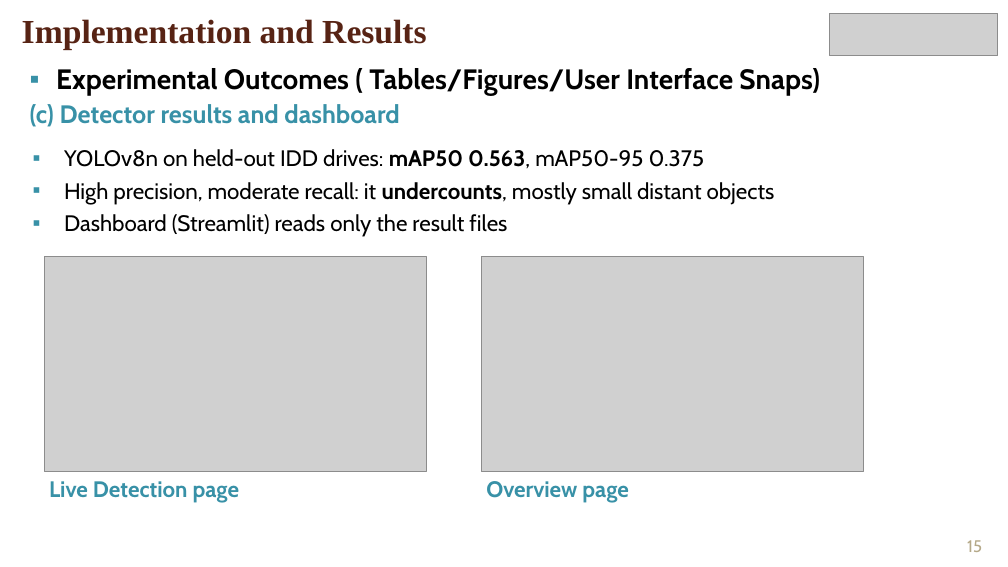
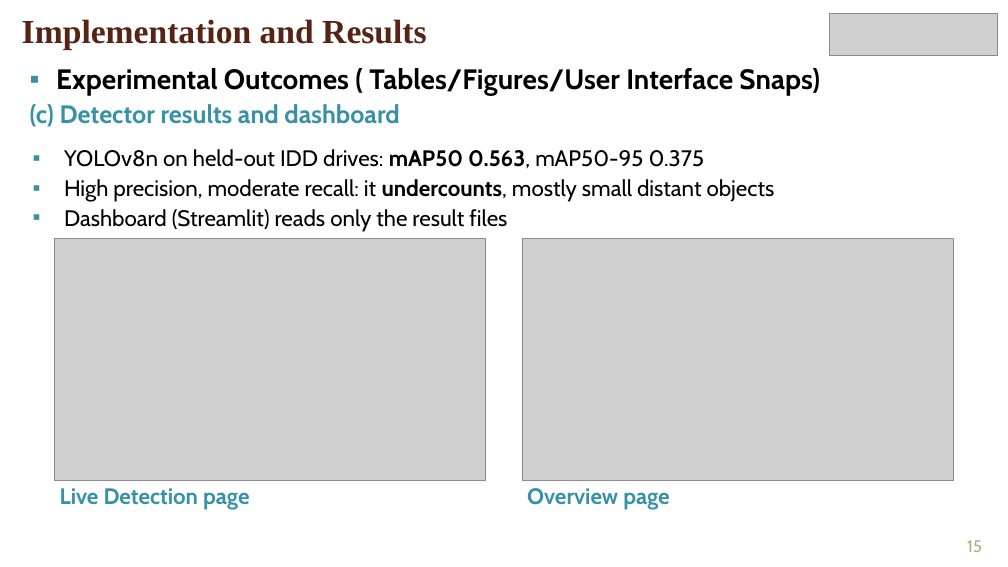
Before and after one commit to Pilli9375/trafficsense, a slide deck: slide 15 of docs/ppt/TrafficSense_Capstone_Final_Review.pptx. Drawn at 1008x567 pixels with LibreOffice and Linux fonts; fonts in the diff are those of the drawing; grey boxes stand for pictures; background and template pictures are left out. Boxes give left, top, right and bottom in pixels: in the first picture for what was removed or moved away, otherwise in the second. Text is boxed around its words. In the diff, an @@ line names an element or a change of style, - is before the commit and + after.

```diff
--- a/docs/ppt/TrafficSense_Capstone_Final_Review.pptx
+++ b/docs/ppt/TrafficSense_Capstone_Final_Review.pptx
@@ text "YOLOv8n on held-out IDD drives: ..." at <box>64,149,775,232</box>: less space between paragraphs @@
@@ picture: place and size @@
-picture at <box>44,257,426,472</box>
+picture at <box>54,238,486,480</box>
@@ picture: place and size @@
-picture at <box>482,257,864,472</box>
+picture at <box>522,238,954,480</box>
@@ text "Live Detection page": place and size @@
-text "Live Detection page" at <box>49,481,239,503</box>
+text "Live Detection page" at <box>60,488,249,509</box>
@@ text "Overview page": place and size @@
-text "Overview page" at <box>486,481,628,503</box>
+text "Overview page" at <box>527,488,669,509</box>
```
Also in this commit, not shown: 3 other slides changed, 6 other files.
